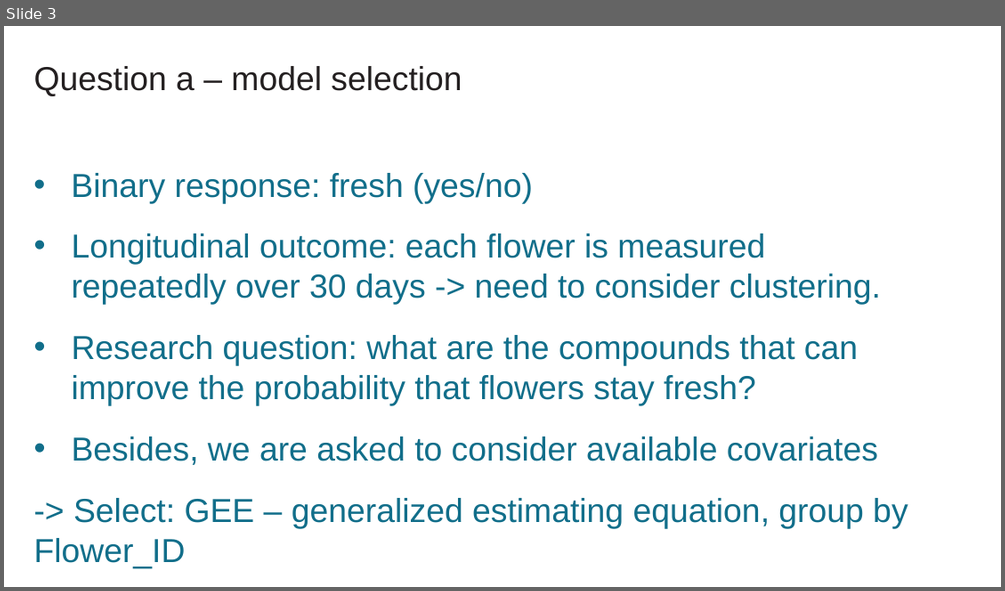
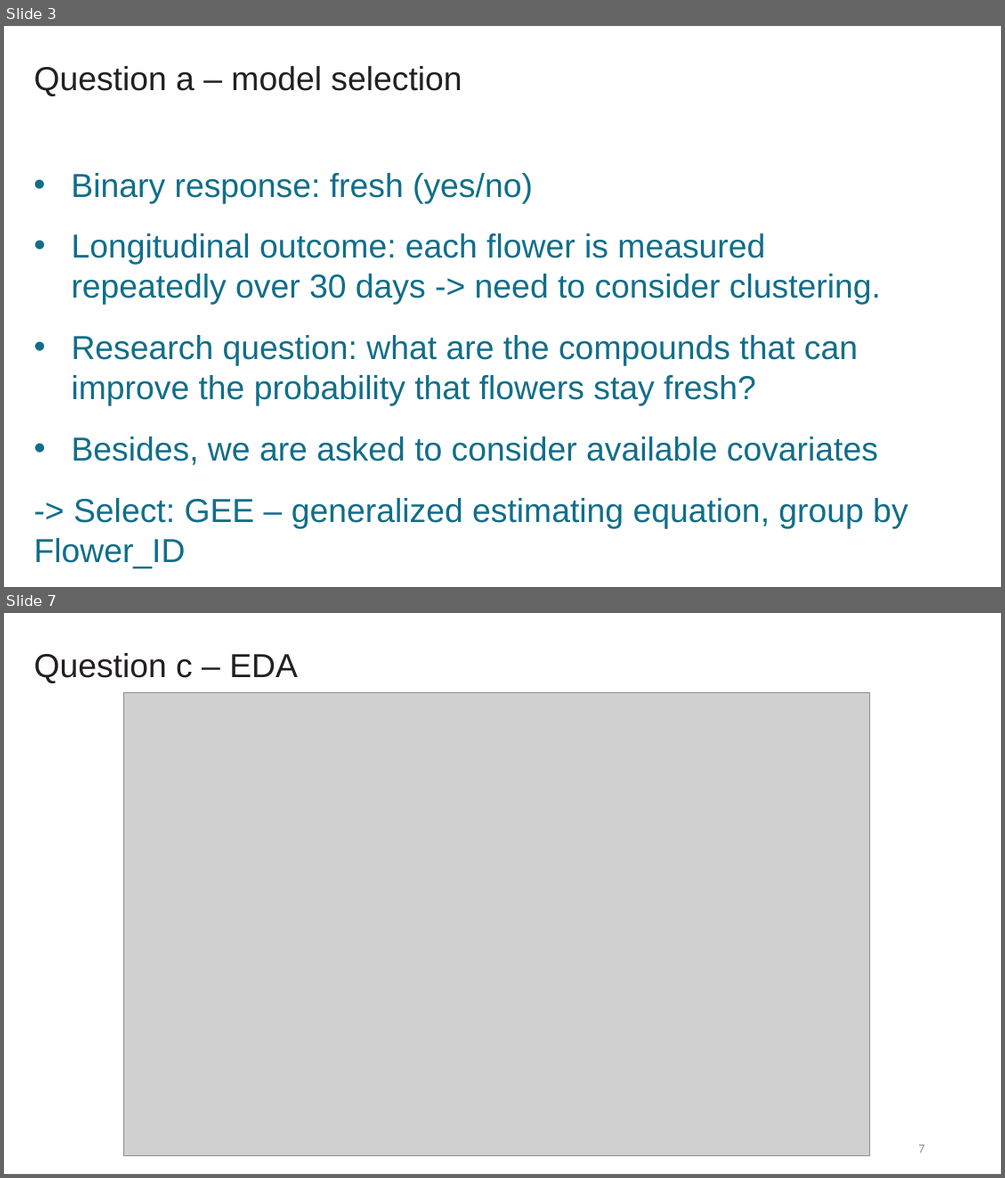
Before and after one commit to LeoLuongVuong/PMHD_Group_17, a slide deck: final_report/datasets/PMHD_Leo_Ermi.pptx. Shown one above the other, each under a label of ours: slide 3 before the commit, slides 3 and 7 after it; the slides between them are not shown. The pictures are 1005x591 and 1005x1178 pixels, drawn with LibreOffice and Linux fonts; fonts in the diff are those of the drawing; grey boxes stand for pictures. Boxes give left, top, right and bottom in pixels: in the first picture for what was removed or moved away, otherwise in the second. Text is boxed around its words. In the diff, an @@ line names an element or a change of style, - is before the commit and + after.

```diff
--- a/final_report/datasets/PMHD_Leo_Ermi.pptx
+++ b/final_report/datasets/PMHD_Leo_Ermi.pptx
@@ slide 7 added at <box>4,613,1001,1174</box>, background #FFFFFF @@
@@ text added at <box>34,653,298,683</box>, 32 pt, text #231F20 @@
+Question c – EDA
@@ picture added at <box>123,693,869,1156</box> @@
@@ page number added at <box>918,1144,924,1152</box>, 12 pt, text #8C8C8C @@
+7
```
Also in this commit, not shown: 3 slides changed, 1 other slide added, 15 other files.
